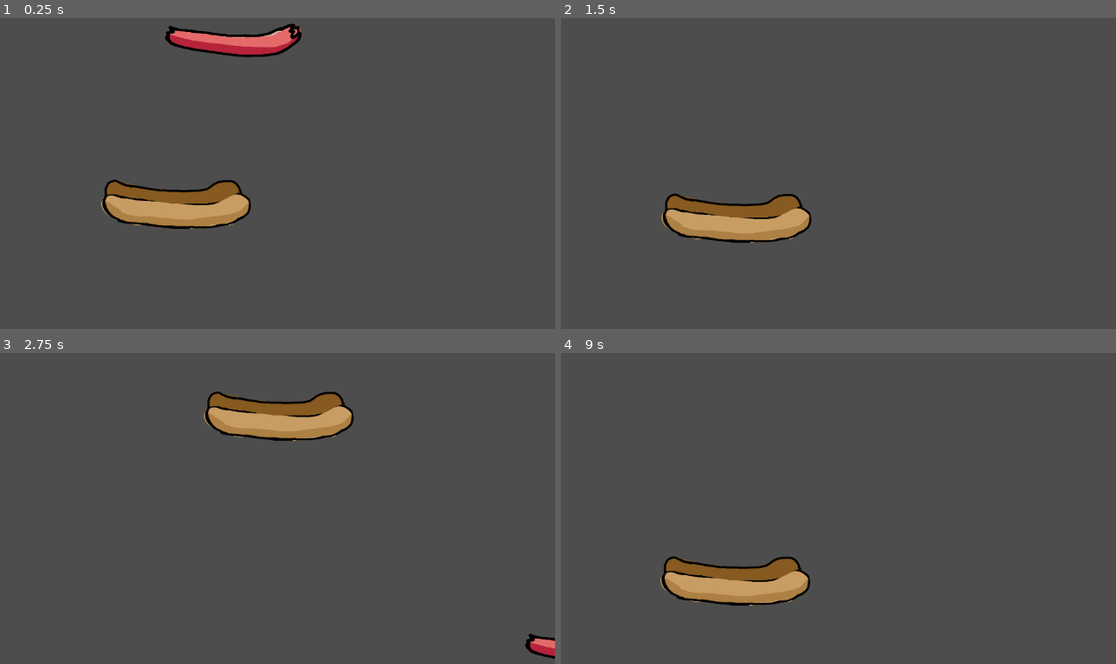
Above: before the commit, frames 1-4 (two rows, left to right).
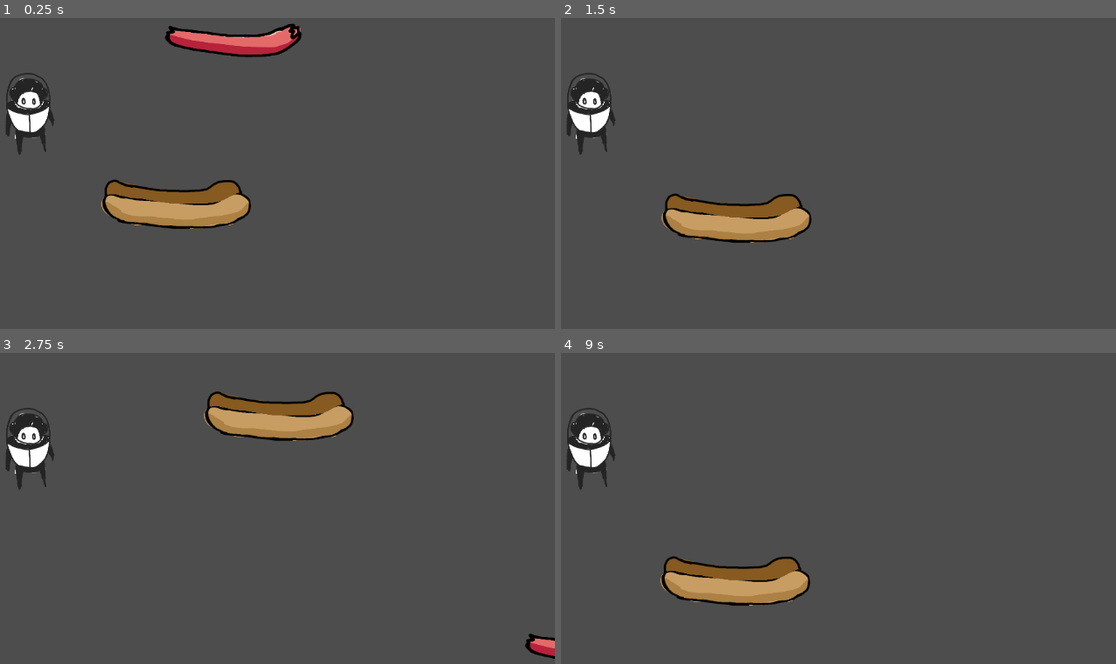
Above: after the commit, the same moments.

Repository: duncan-iaria/hotdog-hero
Game: Godot game, scene res://scenes/Cart.tscn
Two runs of this game, one before a commit and one after it. Both use one fixed random seed, a clock stepped at 60 frames per second and the inputs below. The project has no main scene, so this scene is started directly.
Inputs (mouse positions are in pixels of both pictures, inside the frame that each line leads up to):
- Up to frame 1 (0.25 s): no input
- Up to frame 2 (1.5 s): tap Enter at 0.5 s; drag from (794, 39) to (738, 204) at 0.52 s; tap Space at 1.25 s; drag from (733, 198) to (733, 241) at 1.27 s
- Up to frame 3 (2.75 s): tap Enter at 2 s; move the mouse to (277, 412) at 2.02 s; press the mouse at (277, 412) at 2.03 s
- Up to frame 4 (9 s): release the mouse at (838, 412) at 2.75 s; tap Space at 2.75, 4.25 s; drag from (733, 576) to (838, 412) at 2.77 s; tap Enter at 3.5 s; move the mouse to (977, 558) at 3.52 s; press the mouse at (977, 558) at 3.53 s; release the mouse at (977, 558) at 4.25 s; drag from (outside the picture) to (660, 399) at 4.27 s; move the mouse to (805, 499) at 5.02 s; press the mouse at (805, 499) at 5.03 s; release the mouse at (805, 499) at 5.75 s; drag from (660, 399) to (838, 418) at 5.77 s; move the mouse to (921, 477) at 6.52 s; press the mouse at (921, 477) at 6.53 s; release the mouse at (921, 477) at 7.25 s; drag from (627, 517) to (838, 412) at 7.27 s; move the mouse to (838, 412) at 8.02 s; press the mouse at (838, 412) at 8.03 s; release the mouse at (838, 412) at 8.75 s; drag from (733, 576) to (outside the picture) at 8.77 s

The runs differ from the first frame. In frame 1, 1.3% of the frame differs, in the area x 1-10%, y 17-44%; in frame 2, 1.3%; in frame 3, 1.3%; in frame 4, 1.3%.

Commit message:
🚧 wip added a test sprite

Diff:
--- a/hotdog-hero/scenes/Cart.tscn
+++ b/hotdog-hero/scenes/Cart.tscn
@@ -7,6 +7,7 @@
 [ext_resource type="Texture2D" uid="uid://7d2o6sad8iyq" path="res://assets/bun_rear_01.png" id="4_qjhum"]
 [ext_resource type="Script" path="res://scripts/ingredient_container.gd" id="4_x4iwu"]
 [ext_resource type="Script" path="res://scripts/ingredient_drop_zone.gd" id="7_t8qrs"]
+[ext_resource type="Texture2D" uid="uid://b55pttk68s0qe" path="res://assets/spaceman_sprite_01.png" id="8_oy3ux"]
 
 [sub_resource type="RectangleShape2D" id="RectangleShape2D_5hkf1"]
 size = Vector2(205, 25)
@@ -60,5 +61,10 @@
 
 [node name="Draggable" parent="Bun" instance=ExtResource("3_yqamu")]
 
+[node name="Sprite2D" type="Sprite2D" parent="."]
+position = Vector2(281, 240)
+scale = Vector2(0.5, 0.5)
+texture = ExtResource("8_oy3ux")
+
 [connection signal="ingredient_attached" from="Bun/IngredientDropZone" to="Bun" method="on_ingredient_attached"]
 [connection signal="body_entered" from="Bun/IngredientDropZone/Area2D" to="Bun/IngredientDropZone" method="_on_body_entered"]
Binary file added: hotdog-hero/assets/spaceman_sprite_01.png
Not shown, added: hotdog-hero/assets/spaceman_sprite_01.png.import
Not shown: 1 places in hotdog-hero/scenes/Cart.tscn that only renumber resources
